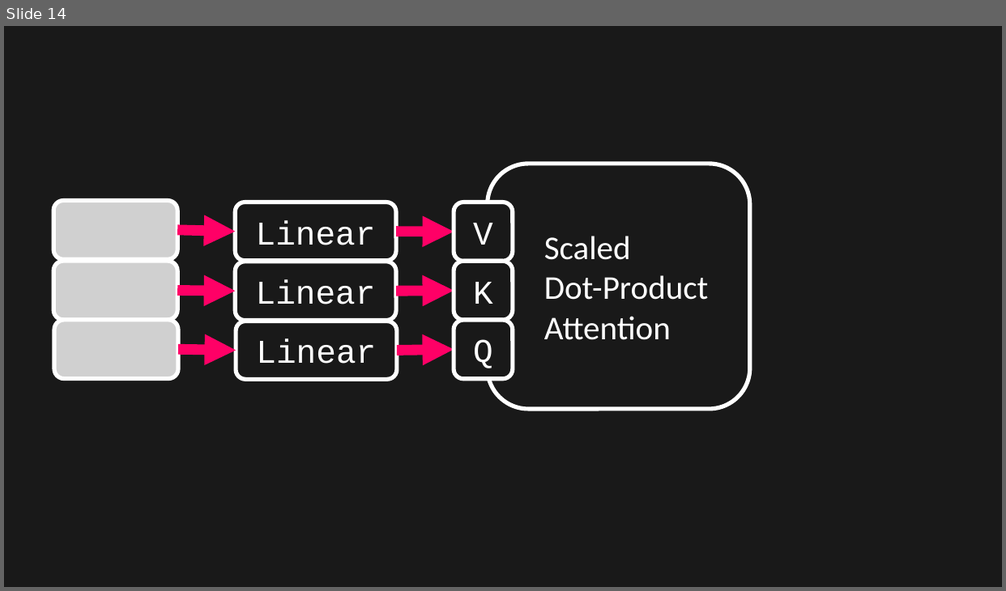
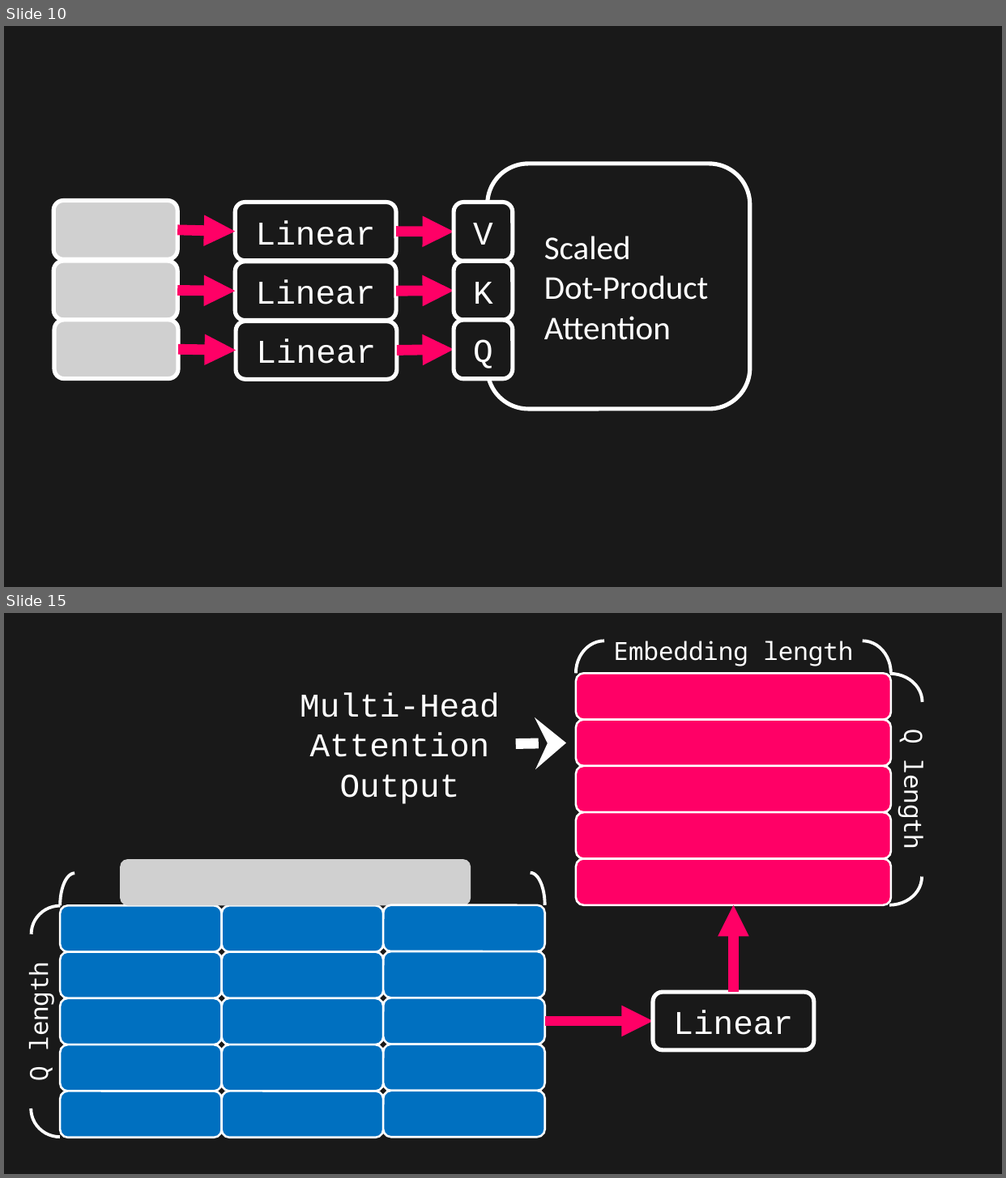
Before and after one commit to toonnyy8/PPT, a slide deck: Attention-is-all-you-need/image.pptx. Shown one above the other, each under a label of ours: slide 14 before the commit, slides 10 and 15 after it; the slides between them are not shown. The pictures are 1006x591 and 1006x1178 pixels, drawn with LibreOffice and Linux fonts; fonts in the diff are those of the drawing; grey boxes stand for pictures. Boxes give left, top, right and bottom in pixels: in the first picture for what was removed or moved away, otherwise in the second. Text is boxed around its words. In the diff, an @@ line names an element or a change of style, - is before the commit and + after.

```diff
--- a/Attention-is-all-you-need/image.pptx
+++ b/Attention-is-all-you-need/image.pptx
@@ slide 15 added at (x1=4, y1=613, x2=1002, y2=1174), background #191919 @@
@@ rounded rectangle added at (x1=576, y1=627, x2=891, y2=673), 24 pt, text #FFFFFF @@
+Embedding length
@@ arc (boxed as its full ellipse) added at (x1=576, y1=641, x2=633, y2=706), outline #FFFFFF 3 pt @@
@@ arc (boxed as its full ellipse) added at (x1=834, y1=641, x2=891, y2=706), outline #FFFFFF 3 pt @@
@@ rounded rectangle added at (x1=576, y1=673, x2=891, y2=719), fill #FF0066, outline #FFFFFF 2 pt @@
@@ arc (boxed as its full ellipse) added at (x1=858, y1=674, x2=923, y2=731), outline #FFFFFF 3 pt @@
@@ text added at (x1=300, y1=692, x2=499, y2=804), 32 pt, text #FFFFFF @@
+Multi-Head Attention Output
@@ rounded rectangle added at (x1=892, y1=686, x2=938, y2=893), 24 pt, text #FFFFFF @@
+Q length
@@ rounded rectangle added at (x1=576, y1=719, x2=891, y2=766), fill #FF0066, outline #FFFFFF 2 pt @@
@@ arrow added from (516, 744) to (566, 743), #FFFFFF 10 pt @@
@@ rounded rectangle added at (x1=576, y1=766, x2=891, y2=812), fill #FF0066, outline #FFFFFF 2 pt @@
@@ rounded rectangle added at (x1=576, y1=812, x2=891, y2=858), fill #FF0066, outline #FFFFFF 2 pt @@
@@ arc (boxed as its full ellipse) added at (x1=857, y1=849, x2=923, y2=905), outline #FFFFFF 3 pt @@
@@ rounded rectangle added at (x1=576, y1=858, x2=891, y2=905), fill #FF0066, outline #FFFFFF 2 pt @@
@@ arrow added from (733, 993) to (733, 905), #FF0066 10 pt @@
@@ rounded rectangle added at (x1=653, y1=993, x2=814, y2=1051), outline #FFFFFF 4 pt, 32 pt, text #FFFFFF @@
+Linear
@@ arrow added from (545, 1021) to (653, 1021), #FF0066 10 pt @@
@@ group added at (x1=18, y1=859, x2=545, y2=1138): 16 rounded rectangles, 4 arc (boxed as its full ellipse)s, 1 picture @@
+Q length
@@ what was slide 14 is now slide 10 @@
```
Also in this commit, not shown: 5 slides changed.
